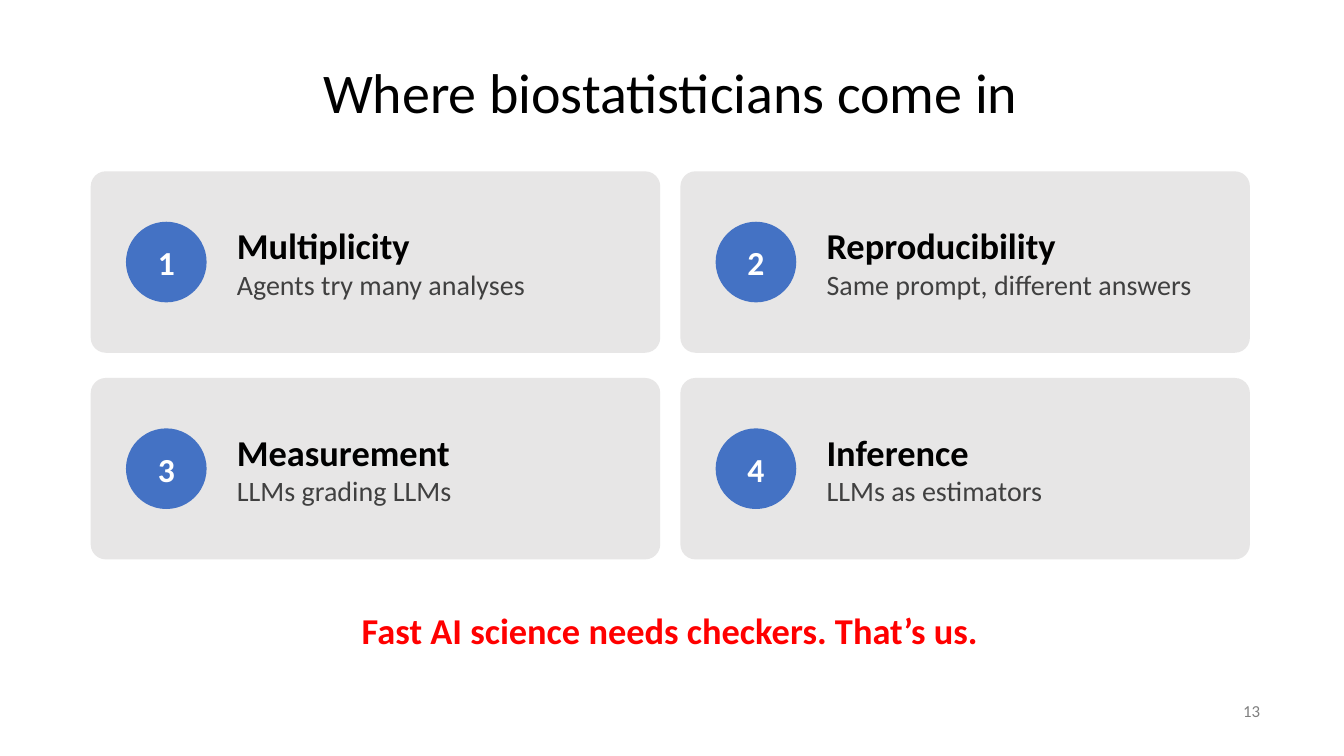
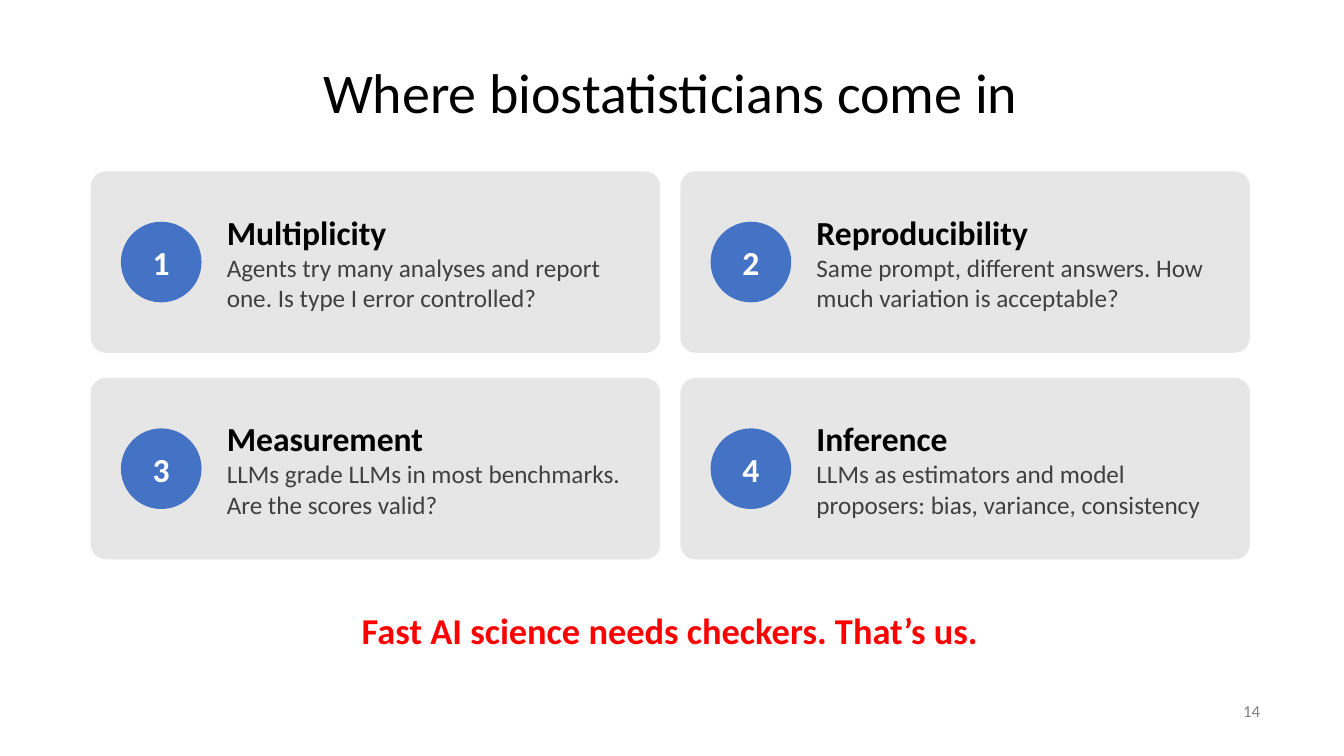
Before and after one commit to gexijin/slides, a slide deck: slide 14 of LLM discoveries.pptx (slide 13 before the commit). Drawn at 1344x756 pixels with LibreOffice and Linux fonts; fonts in the diff are those of the drawing. Boxes give left, top, right and bottom in pixels: in the first picture for what was removed or moved away, otherwise in the second. Text is boxed around its words. In the diff, an @@ line names an element or a change of style, - is before the commit and + after.

```diff
--- a/LLM discoveries.pptx
+++ b/LLM discoveries.pptx
@@ text "Multiplicity": place and size @@
-text "Multiplicity" at bbox=[237, 233, 524, 300]
+text "Multiplicity" at bbox=[227, 221, 600, 311]
@@ text "Reproducibility": place and size @@
-text "Reproducibility" at bbox=[827, 233, 1191, 300]
+text "Reproducibility" at bbox=[816, 221, 1203, 311]
@@ text at bbox=[227, 221, 387, 251]: size 26 to 24 pt in "Multiplicity" @@
@@ text at bbox=[816, 221, 1028, 251]: size 26 to 24 pt in "Reproducibility" @@
@@ text at bbox=[227, 259, 600, 311]: text changed; size 20 to 18 pt @@
-Agents try many analyses
+Agents try many analyses and report one. Is type I error controlled?
@@ text at bbox=[816, 259, 1203, 311]: text changed; size 20 to 18 pt @@
-Same prompt, different answers
+Same prompt, different answers. How much variation is acceptable?
@@ text "Measurement": place and size @@
-text "Measurement" at bbox=[237, 442, 451, 506]
+text "Measurement" at bbox=[227, 429, 620, 514]
@@ text "Inference": place and size @@
-text "Inference" at bbox=[827, 440, 1042, 501]
+text "Inference" at bbox=[816, 427, 1200, 518]
@@ text at bbox=[227, 429, 423, 452]: size 26 to 24 pt in "Measurement" @@
@@ 4 texts, 4 ellipses: place and size @@
-4 texts, 4 ellipses at bbox=[126, 222, 797, 509]
+4 texts, 4 ellipses at bbox=[121, 222, 791, 509]
@@ text at bbox=[816, 427, 947, 452]: size 26 to 24 pt in "Inference" @@
@@ text at bbox=[227, 465, 620, 514]: text changed; size 20 to 18 pt @@
-LLMs grading LLMs
+LLMs grade LLMs in most benchmarks. Are the scores valid?
@@ text at bbox=[816, 465, 1200, 518]: text changed; size 20 to 18 pt @@
-LLMs as estimators
+LLMs as estimators and model proposers: bias, variance, consistency
@@ page number at bbox=[1243, 706, 1260, 717]: text changed @@
-13
+14
```
Also in this commit, not shown: 8 other slides changed, 5 slides added, 4 slides removed.
